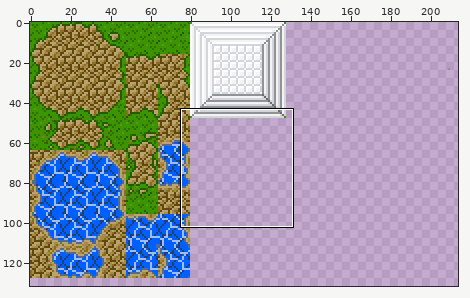
Edited in one commit: sprite sheet (assets/tileset.png). The first picture is a wide view before the edit; the outline marks the close-up.
Close-up. Before the edit:
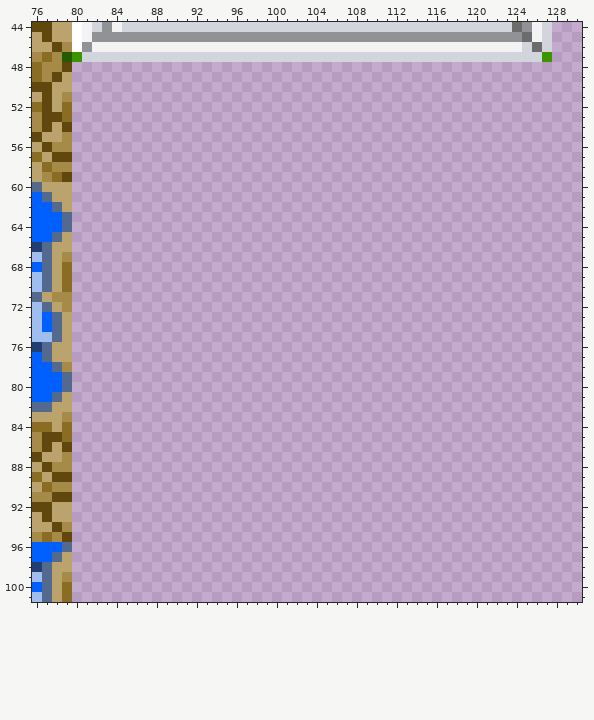
The file is 640x400 pixels. Shown: x 76..130, y 44..101. The wide view leaves out empty margins.
New version:
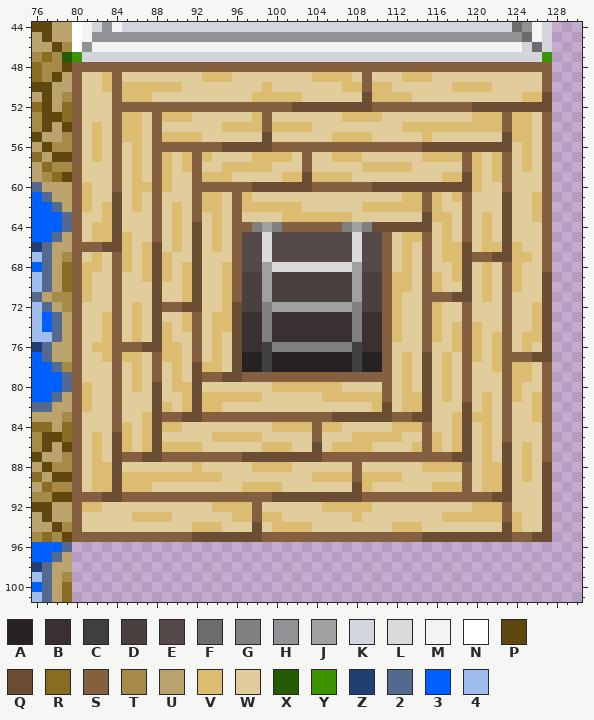
Palette (. is transparent): A #272121  B #393131  C #404040  D #4b4040  E #554949  F #6c6c6c  G #808080  H #909296  J #a0a0a0  K #d2d5db  L #dbdbdb  M #f3f3f3  N #ffffff  P #5f470d  Q #6b4d34  R #8a6c23  S #856040  T #a68a48  U #baa36d  V #dbbc71  W #e1cd9c  X #245a00  Y #3b9400  Z #203f72  2 #53698e  3 #0060ff  4 #9fbdef
What changed:
Changed rows in their new state; - is an unchanged pixel.
first column x 80:
 48 SSSSSSSSSSSSSSSSSSSSSSSSSSSSSSSSSSSSSSSSSSSSSSSS
 49 SWWVSWWWWWWWWVVVWWWWWWWWVVVVWSWWWVVVWWWWWWWWWWWS
 50 SWWVSVVVVVVWWWWWWWWVWWWWWWWVVSVVWWWWWWVVVVWWWWWS
 51 SWWWSVVVWWWWWWWWWWVVVVVWWWWWWQVVVVWWWWWWWWWWWVVQ
 52 SWWWSSSSSSSSSSSSSSSSSSQQQQQQQQSSSSSSSSSSQQQQQQQQ
 53 SWWWSVVWSVVVWWWWWWVSWWWWWWWVVVVWWWWWWWWWVVVSVVWS
 54 SWVWSVVWSWWWWWWVVVVSVVVVWWWWWWWWWVVVVVVVVVVSVVWS
 55 SWVWSVVWSVVVVWWWWWWQWWWWWWVVVVWWWWWVWWWWWWWQVVWS
 56 SWVWSWVWSSSSSSSQQQQQSSSSSSSSSSSSSSSQQQQQQQQQWVWS
 57 SWVWSWVWSVWVSVWWWWVVVVWSWWVVVWWWWWWVVVVSVWVSWVWS
 58 SWWWSWVWSVWVSWWVVVVVWWWSWWWWWVVVVVWWWWWSVWVSWVWS
 59 SWWWSWVWSVWWSVVVWWWWWVVQVVVVWWWWWWWWWVVQVWVSWWWS
 60 SVWWSWVVSVWWSSSSSSQQQQQQSSSSSSQQQQQQQQQQVWWSWWWS
 61 SVWWQWVWSWWWSVVWSVWWWWWWWWWWWWWWWVVSVWVSWWWQWWVS
 62 SVWVQWVWSWVWSVVWSVVVVVVWWWWWWVVVVVVSVWWSWWWQWWVS
 63 SWWVQWWWSWVWSWVWSWWWWVVVVVVVWWWWWWWQVVWSWVWQWWVS
 64 SWVVQWWWSWVWQWVWSSGJGSSSSSSGJGQQQQQQWVWSWVWQWWWS
 65 SWVVQVWWSWVWQWVWSEELEEEEEEEELEESWVVSWVWSWVWQWWWS
 66 SSSQQVWVQWVWQWVWSEELEEEEEEEELEESWVWSWVVQWVVQVWWS
 67 SWVWSVWVQVWWQWWWSEELEEEEEEEELEESWVWSWVVQSSQQVVWS
 68 SVVWSVWVQVWVQWWVSEEJLLLLLLLLJEESWVWSWWVQWVWSVWWS
 69 SVWWSWWVQVWVQWWVSDDJDDDDDDDDJDDSVVWSVWVQWVWSVWWQ
 70 SVWWSWWWQWWVQWWVSDDJDDDDDDDDJDDSVVWSVWWQWVWSVWWQ
 71 SVWWSWWWQWWVQWWVSDDJDDDDDDDDJDDSVWWSSSQQWVWSWWWQ
 72 SWWWSWVWQSSQQWWVQDDGJJJJJJJJGDDSVWWSVWWSWWWSWWVQ
 73 SWWVSWVWQWWVSWVVQBBGBBBBBBBBGBBSVWWSVWWSWWWSWWVQ
 74 SWWVSWVWQVWVSWVVQBBGBBBBBBBBGBBSVWWSVWVSVWWSWWVQ
 75 SWWVSWVWQVWWSWVWQBBGBBBBBBBBGBBSVWWSVWVSVWVSWVVQ
 76 SWVVSSSQQVVWSWVWQBBCGGGGGGGGCBBSWWWSWWVSVWVSWVWQ
 77 SWWVSVVWSVVWSWVWQAACAAAAAAAACAASWVWQWVWSVWVSSSQQ
 78 SWWWSWVWSWVWQVVWQAACAAAAAAAACAASWVWQWVWSWWVSVVWS
 79 SWWWSWVWSWVWQSSQQSSSSSSSSSSSSSSSWVWQWVWSWWWSVVWS
 80 SVWWSWVWQWVVQWWWWWWWVVVVVVVWWWWSWVWQWVWSWWWSVWWS
 81 SVWWSWWWQWWVQVVVVVVWWWWWWVVVVVVSWVVQWVWSWVWSVWVS
 82 SVWWSWWWQVWVQVVWWWWWWWWWWWWWWWVQWVVQWWWQWVWSWWVS
 83 SWWWSWWVQSSQQSSSSSSSSSSSSSQQQQQQSSQQWWVQVVWSWWVS
 84 SWWWSVWVQVVWWWWWWWWWVVVVSVVWWWWWVVVSWWVQWVWSWWWS
 85 SWVWQVWVQWWWWWVVVVVWWWWWSWWWVVVVVWWSVWVQWVWSWWWS
 86 SWVWQVWVQVVVVWWWWWWVVVWWQWVVVVWWWWVSVWVQWVWQWVWS
 87 SWVWQSSQQSSSSSSSSQQQQQQQQSSSSSSSSSSSSSQQWVWQWVWS
 88 SWVVQWWWWWWWVWWWWWVVVVWWWWWWSWWWWWWVVVVSWVVQWVWQ
 89 SWVVQVVVVVVVVVVWWWWWWWWWVVVVSVVVVWWWWWWSWVVQWVWQ
 90 SWVVQVVVWWWWWWWWWVVVVWWWWWWWQVWWWWWWVVVSWVVQWWWQ
 91 SSSQQSSSSSSSSSSSSSSSQQQQQQQQQSSSSSSSSSSSSSQQWWWQ
 92 SVVWWWWWWWWWWWVVVVSWWWWWWVVVVVWWWWWWWWWWVVVSWWWQ
 93 SWWWWWVVVVWWWWWWVVSVVWWWWWWWVWWWWWWWWVVVVVVSVWWQ
 94 SWWWWWWWWWWWVVVWWWQWVVVVWWWWWWWWVVVWWWWWWWWQVWWQ
 95 SSSSSSSSSSSSQQQQQQQSSSSSSSSSSSSSSSSQQQQQQQQQSSQQ
